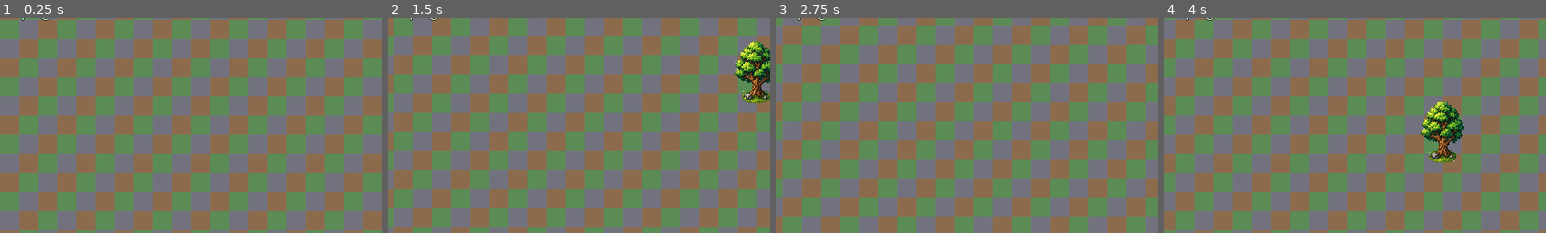
Above: before the commit, frames 1-4 (left to right).
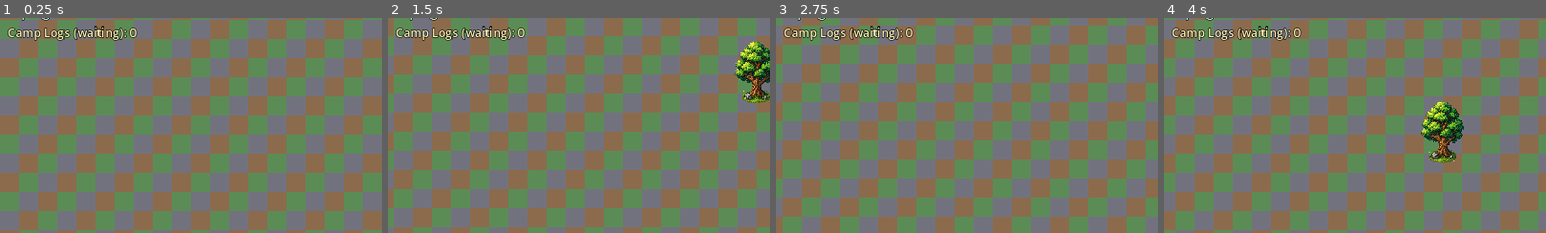
Above: after the commit, the same moments.

Repository: mcchesneyjg-max/Test-Gamer
Game: Godot game, scene res://main.tscn
The game is run twice, just before and just after one commit, with the same random seed, the same clock (stepped at 60 frames per second) and the same inputs.
Inputs (mouse positions are % of the whole screen's width and height, from its top left):
- Up to frame 1 (0.25 s): no input
- Up to frame 2 (1.5 s): tap Enter at 0.5 s; move the mouse to (72, 45) at 0.52 s; hold D (move_right) 0.53-1.28 s; tap T at 0.6, 1.35 s; click (72, 45) at 0.67 s; move the mouse to (30, 55) at 1.27 s; hold S (move_down) from 1.28 s (still down)
- Up to frame 3 (2.75 s): move the mouse to (60, 28) at 2.02 s; release S (move_down) at 2.03 s; hold D (move_right) from 2.03 s (still down); tap T at 2.1 s
- Up to frame 4 (4 s): move the mouse to (45, 70) at 2.77 s; release D (move_right) at 2.78 s; hold W (move_up) 2.78-3.53 s; tap T at 2.85, 3.6 s; click (45, 70) at 2.92 s; move the mouse to (80, 65) at 3.52 s; hold A (move_left) from 3.53 s (still down)
The pictures show only the part of the screen within x 0-50%, y 14-64%; the shares and areas given below are measured in that part.

The runs differ from the first frame. In frame 1, 1.1% of the frame differs, in the area x 2-36%, y 3-11%; in frame 2, 1.1%; in frame 3, 1.1%; in frame 4, 1.1%.

Commit message:
Fix hauler pickup: correct pile coords and wider pickup zone
Haulers now use tilemap-local pile positions, accept pickup near camp
or log pile, and no longer cancel trips when output briefly reads empty
mid-walk. Add Camp Logs (waiting) HUD counter for debugging.

Co-authored-by: mcchesneyjg-max <mcchesneyjg-max@users.noreply.github.com>

Diff:
--- a/game/scenes/game_hud.tscn
+++ b/game/scenes/game_hud.tscn
@@ -37,3 +37,11 @@
 theme_override_constants/outline_size = 4
 theme_override_font_sizes/font_size = 20
 text = "Saplings: 0"
+
+[node name="CampLogsLabel" type="Label" parent="MarginContainer/VBoxContainer"]
+layout_mode = 2
+theme_override_colors/font_color = Color(1, 0.95, 0.7, 1)
+theme_override_colors/font_outline_color = Color(0, 0, 0, 1)
+theme_override_constants/outline_size = 4
+theme_override_font_sizes/font_size = 20
+text = "Camp Logs (waiting): 0"
--- a/game/scripts/dev_screenshot.gd
+++ b/game/scripts/dev_screenshot.gd
@@ -29,6 +29,8 @@
 		call_deferred("_capture_task10")
 	elif "--screenshot-workers" in OS.get_cmdline_args():
 		call_deferred("_capture_workers")
+	elif "--verify-hauler-pickup" in OS.get_cmdline_args():
+		call_deferred("_verify_hauler_pickup")
 
 func _capture_task2() -> void:
 	var tilemap: TileMap = get_parent().get_node("TileMap")
@@ -452,3 +454,37 @@
 	var output_path := output_dir.path_join("workers-forester-lumberjack.png")
 	get_viewport().get_texture().get_image().save_png(output_path)
 	get_tree().quit()
+
+func _verify_hauler_pickup() -> void:
+	var tilemap: TileMap = get_parent().get_node("TileMap")
+
+	var camp_scene := preload("res://scenes/lumber_camp.tscn")
+	var camp = camp_scene.instantiate()
+	camp.position = tilemap.map_to_local(Vector2i(124, 124))
+	tilemap.add_child(camp)
+	await get_tree().process_frame
+	camp.deposit_to_output(4)
+
+	var warehouse_scene := preload("res://scenes/warehouse_building.tscn")
+	var warehouse = warehouse_scene.instantiate()
+	warehouse.position = tilemap.map_to_local(Vector2i(132, 124))
+	tilemap.add_child(warehouse)
+
+	var station_scene := preload("res://scenes/hauler_station.tscn")
+	var station = station_scene.instantiate()
+	station.position = tilemap.map_to_local(Vector2i(126, 127))
+	station.hauler_count = 1
+	tilemap.add_child(station)
+
+	await get_tree().create_timer(0.3).timeout
+	for worker in get_tree().get_nodes_in_group("hauler_worker"):
+		worker.move_speed = 200.0
+
+	await get_tree().create_timer(8.0).timeout
+
+	if Warehouse.wood_logs <= 0:
+		push_error("Hauler pickup verification failed: camp had 4 logs but warehouse is empty")
+	if camp.get_output_log_count() >= 4:
+		push_error("Hauler pickup verification failed: camp still has %d logs" % camp.get_output_log_count())
+
+	get_tree().quit()
--- a/game/scripts/game_hud.gd
+++ b/game/scripts/game_hud.gd
@@ -3,14 +3,25 @@
 @onready var _wood_label: Label = $MarginContainer/VBoxContainer/WoodLogsLabel
 @onready var _tree_label: Label = $MarginContainer/VBoxContainer/TreesLabel
 @onready var _sapling_label: Label = $MarginContainer/VBoxContainer/SaplingsLabel
+@onready var _camp_logs_label: Label = $MarginContainer/VBoxContainer/CampLogsLabel
+
+var _refresh_timer: float = 0.0
 
 func _ready() -> void:
 	_update_wood_label()
 	_update_tree_label()
 	_update_sapling_label()
+	_update_camp_logs_label()
 	Warehouse.wood_logs_changed.connect(func(_v): _update_wood_label())
 	TreeRegistry.tree_count_changed.connect(func(_c): _update_tree_label())
 	SaplingRegistry.sapling_count_changed.connect(func(_c): _update_sapling_label())
+
+func _process(delta: float) -> void:
+	_refresh_timer += delta
+	if _refresh_timer < 0.5:
+		return
+	_refresh_timer = 0.0
+	_update_camp_logs_label()
 
 func _unhandled_input(event: InputEvent) -> void:
 	if event is InputEventKey and event.pressed and not event.echo and event.keycode == KEY_T:
@@ -24,3 +35,10 @@
 
 func _update_sapling_label() -> void:
 	_sapling_label.text = "Saplings: %d" % SaplingRegistry.get_sapling_count()
+
+func _update_camp_logs_label() -> void:
+	var waiting := 0
+	for camp in CampRegistry.get_active_camps():
+		if camp.has_method("get_output_log_count"):
+			waiting += camp.get_output_log_count()
+	_camp_logs_label.text = "Camp Logs (waiting): %d" % waiting
--- a/game/scripts/hauler_worker.gd
+++ b/game/scripts/hauler_worker.gd
@@ -2,7 +2,7 @@
 
 enum State { IDLE, TO_SOURCE, TO_DEST }
 
-const ARRIVE_DISTANCE := 10.0
+const ARRIVE_DISTANCE := 18.0
 const WALK_SHEET := preload("res://assets/sprites/hauler_worker_walk.png")
 const FRAME_SIZE := 32
 const WALK_FRAMES := 4
@@ -83,13 +83,13 @@
 	_try_start_job()
 
 func _process_to_source(delta: float) -> void:
-	if not _is_source_valid():
-		_return_idle()
-		return
-
-	var pickup_position := _get_source_position(_source)
+	if not _is_source_reachable():
+		_return_idle()
+		return
+
+	var pickup_position := _get_nearest_pickup_position(_source)
 	_move_toward(pickup_position, delta)
-	if position.distance_to(pickup_position) <= ARRIVE_DISTANCE:
+	if _is_near_pickup(_source):
 		_pickup_cargo()
 
 func _process_to_dest(delta: float) -> void:
@@ -135,7 +135,7 @@
 	for camp in CampRegistry.get_active_camps():
 		if not camp.has_method("has_output_ready") or not camp.has_output_ready():
 			continue
-		var distance := position.distance_to(_get_source_position(camp))
+		var distance := position.distance_to(_get_nearest_pickup_position(camp))
 		if distance < best_distance:
 			best_distance = distance
 			best = camp
@@ -157,7 +157,10 @@
 	return best
 
 func _pickup_cargo() -> void:
-	if not _is_source_valid():
+	if not _is_source_reachable():
+		_return_idle()
+		return
+	if not _source.has_output_ready():
 		_return_idle()
 		return
 
@@ -193,10 +196,28 @@
 	_state = State.IDLE
 	_idle_timer = 0.2
 
-func _get_source_position(source: Node2D) -> Vector2:
+func _get_pickup_positions(source: Node2D) -> Array[Vector2]:
+	var points: Array[Vector2] = [source.position]
 	if source.has_method("get_log_pickup_position"):
-		return source.get_log_pickup_position()
-	return source.position
+		points.append(source.get_log_pickup_position())
+	return points
+
+func _get_nearest_pickup_position(source: Node2D) -> Vector2:
+	var points := _get_pickup_positions(source)
+	var best := points[0]
+	var best_distance := position.distance_to(best)
+	for i in range(1, points.size()):
+		var distance := position.distance_to(points[i])
+		if distance < best_distance:
+			best_distance = distance
+			best = points[i]
+	return best
+
+func _is_near_pickup(source: Node2D) -> bool:
+	for point in _get_pickup_positions(source):
+		if position.distance_to(point) <= ARRIVE_DISTANCE:
+			return true
+	return false
 
 func _get_destination_position(destination: Node2D) -> Vector2:
 	if destination.has_method("get_delivery_position"):
@@ -209,13 +230,8 @@
 		return
 	position += offset.normalized() * move_speed * delta
 
-func _is_source_valid() -> bool:
-	return (
-		_source != null
-		and is_instance_valid(_source)
-		and _source.has_method("has_output_ready")
-		and _source.has_output_ready()
-	)
+func _is_source_reachable() -> bool:
+	return _source != null and is_instance_valid(_source) and _source.has_method("take_from_output")
 
 func _is_destination_valid() -> bool:
 	return (
--- a/game/scripts/lumber_camp.gd
+++ b/game/scripts/lumber_camp.gd
@@ -29,13 +29,18 @@
 	return _storage.output.try_add(amount)
 
 func has_output_ready() -> bool:
-	return not _storage.output.is_empty()
+	return get_output_log_count() > 0
+
+func get_output_log_count() -> int:
+	return _storage.output.current
 
 func take_from_output(amount: int = 1) -> int:
 	return _storage.output.try_remove(amount)
 
 func get_log_pickup_position() -> Vector2:
 	var pile := _storage.get_node_or_null("OutputPile") as Node2D
+	if pile and _tilemap:
+		return _tilemap.to_local(pile.global_position)
 	if pile:
 		return position + pile.position
 	return position
--- a/game/scripts/warehouse_building.gd
+++ b/game/scripts/warehouse_building.gd
@@ -25,6 +25,9 @@
 	return not _storage.input.is_full()
 
 func get_delivery_position() -> Vector2:
+	var tilemap := get_parent() as TileMap
+	if tilemap:
+		return tilemap.to_local(global_position + Vector2(32, 44))
 	return position + Vector2(32, 44)
 
 func set_stored_logs(amount: int) -> void:
Binary file changed: game/screenshots/task10-closed-loop.png
